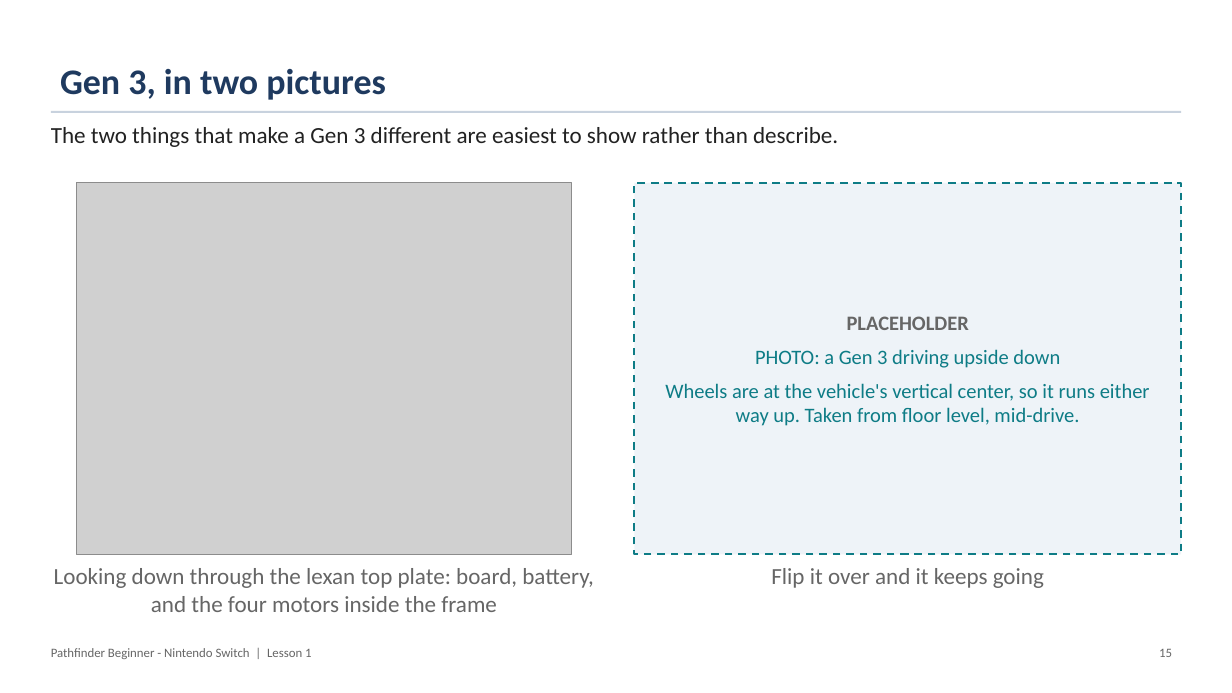
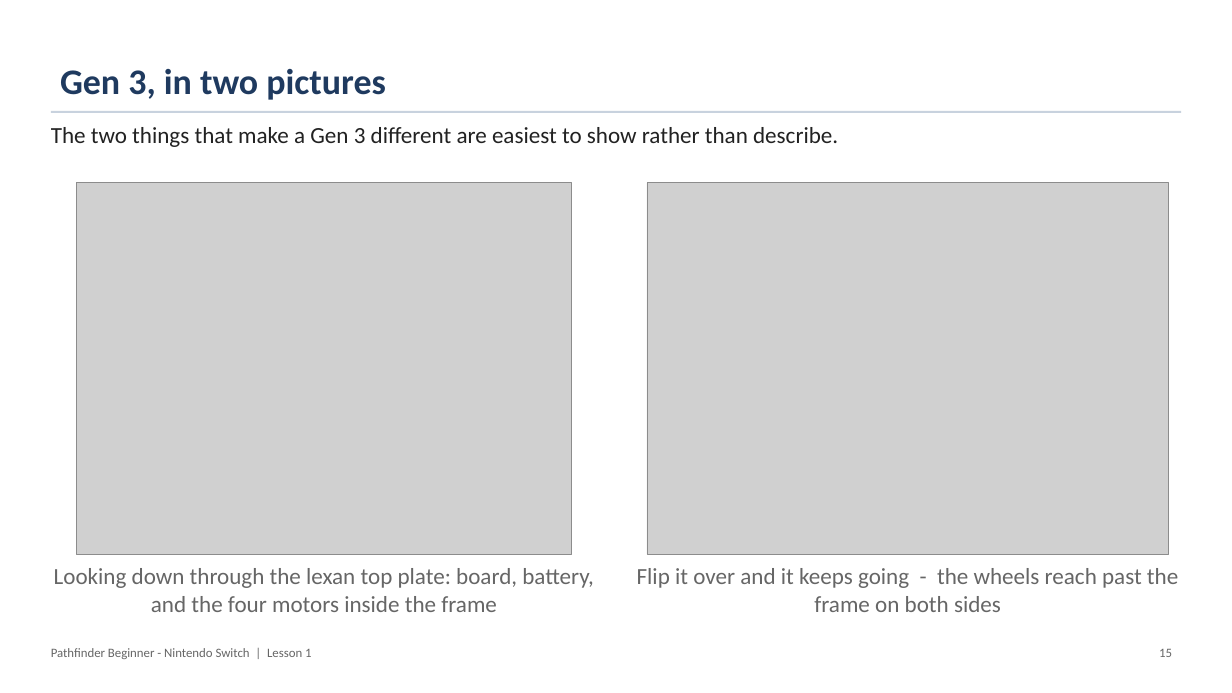
Before and after one commit to PorpoiseRobotics/porpoise-robotics, a slide deck: slide 15 of ground-vehicle/docs/courses/beginner-switch/l1_introduction.pptx. Drawn at 1232x693 pixels with LibreOffice and Linux fonts; fonts in the diff are those of the drawing; grey boxes stand for pictures. Boxes give left, top, right and bottom in pixels: in the first picture for what was removed or moved away, otherwise in the second. Text is boxed around its words. In the diff, an @@ line names an element or a change of style, - is before the commit and + after.

```diff
--- a/ground-vehicle/docs/courses/beginner-switch/l1_introduction.pptx
+++ b/ground-vehicle/docs/courses/beginner-switch/l1_introduction.pptx
@@ rectangle removed at (635,183,1182,555) @@
-PLACEHOLDER
-PHOTO: a Gen 3 driving upside down
-Wheels are at the vehicle's vertical center, so it runs either way up. Taken from floor level, mid-drive.
@@ picture added at (647,183,1168,555) @@
@@ text at (637,568,1178,612): text changed @@
-Flip it over and it keeps going
+Flip it over and it keeps going - the wheels reach past the frame on both sides
```
Also in this commit, not shown: 4 other slides changed, 22 other files.
